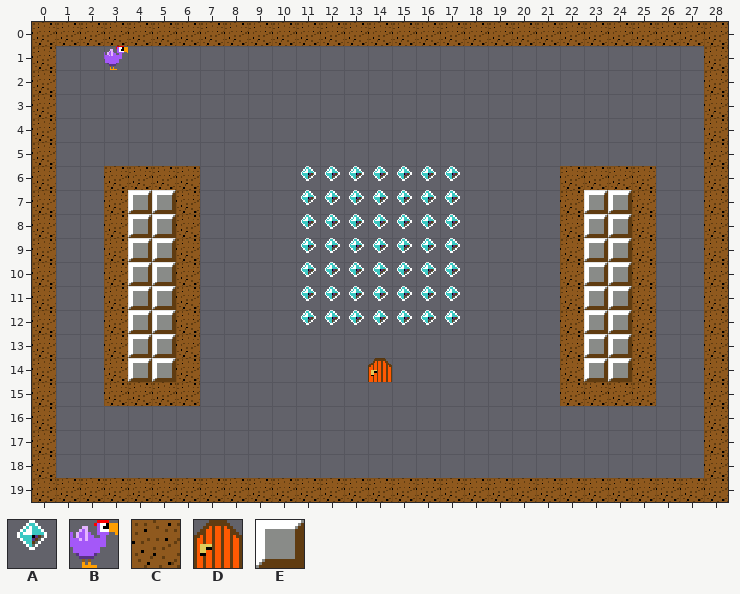
Tiled map (JSON), stored at src/levels/level-10.tmj. The first picture shows the starting point.
Cells are 16x16 px. Shown: x 0..28, y 0..19.
Key: from "LittleJS Platformer": A 0, B 2, C 5, D 6, E 8.
_ is an empty cell.
Layer "Foreground" before, first column x 0:
 0 CCCCCCCCCCCCCCCCCCCCCCCCCCCCC
 1 C__B________________________C
 2 C___________________________C
 3 C___________________________C
 4 C___________________________C
 5 C___________________________C
 6 C__CCCC____AAAAAAA____CCCC__C
 7 C__CEEC____AAAAAAA____CEEC__C
 8 C__CEEC____AAAAAAA____CEEC__C
 9 C__CEEC____AAAAAAA____CEEC__C
10 C__CEEC____AAAAAAA____CEEC__C
11 C__CEEC____AAAAAAA____CEEC__C
12 C__CEEC____AAAAAAA____CEEC__C
13 C__CEEC_______________CEEC__C
14 C__CEEC_______D_______CEEC__C
15 C__CCCC_______________CCCC__C
16 C___________________________C
17 C___________________________C
18 C___________________________C
19 CCCCCCCCCCCCCCCCCCCCCCCCCCCCC
The result:
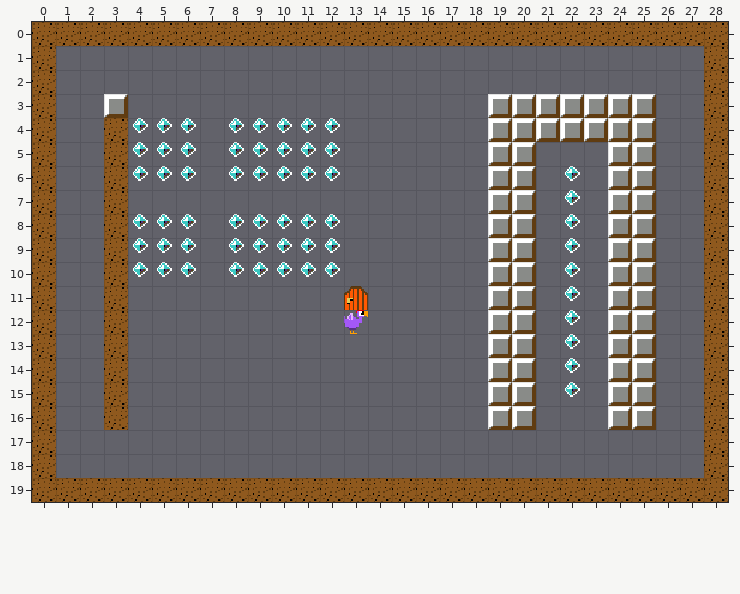
From old to new:
Layer "Foreground":
y 1: x 3 B -> _
y 3: x 3 _ -> E; x 19..25 _______ -> EEEEEEE
y 4: x 3..6 ____ -> CAAA; x 8..12 _____ -> AAAAA; x 19..25 _______ -> EEEEEEE
y 5: x 3..6 ____ -> CAAA; x 8..12 _____ -> AAAAA; x 19..20 __ -> EE; x 24..25 __ -> EE
y 6: x 4..6 CCC -> AAA; x 8..10 ___ -> AAA; x 13..17 AAAAA -> _____; x 19..20 __ -> EE; x 22..25 CCCC -> A_EE
y 7: x 4..6 EEC -> ___; x 11..17 AAAAAAA -> _______; x 19..20 __ -> EE; x 22..23 CE -> A_; x 25 C -> E
y 8..10: x 4..6 EEC -> AAA; x 8..10 ___ -> AAA; x 13..17 AAAAA -> _____; x 19..20 __ -> EE; x 22..23 CE -> A_; x 25 C -> E
y 11: x 4..6 EEC -> ___; x 11..17 AAAAAAA -> __D____; x 19..20 __ -> EE; x 22..23 CE -> A_; x 25 C -> E
y 12: x 4..6 EEC -> ___; x 11..17 AAAAAAA -> __B____; x 19..20 __ -> EE; x 22..23 CE -> A_; x 25 C -> E
y 13: x 4..6 EEC -> ___; x 19..20 __ -> EE; x 22..23 CE -> A_; x 25 C -> E
y 14: x 4..6 EEC -> ___; x 14 D -> _; x 19..20 __ -> EE; x 22..23 CE -> A_; x 25 C -> E
y 15: x 4..6 CCC -> ___; x 19..20 __ -> EE; x 22..25 CCCC -> A_EE
y 16: x 3 _ -> C; x 19..20 __ -> EE; x 24..25 __ -> EE
